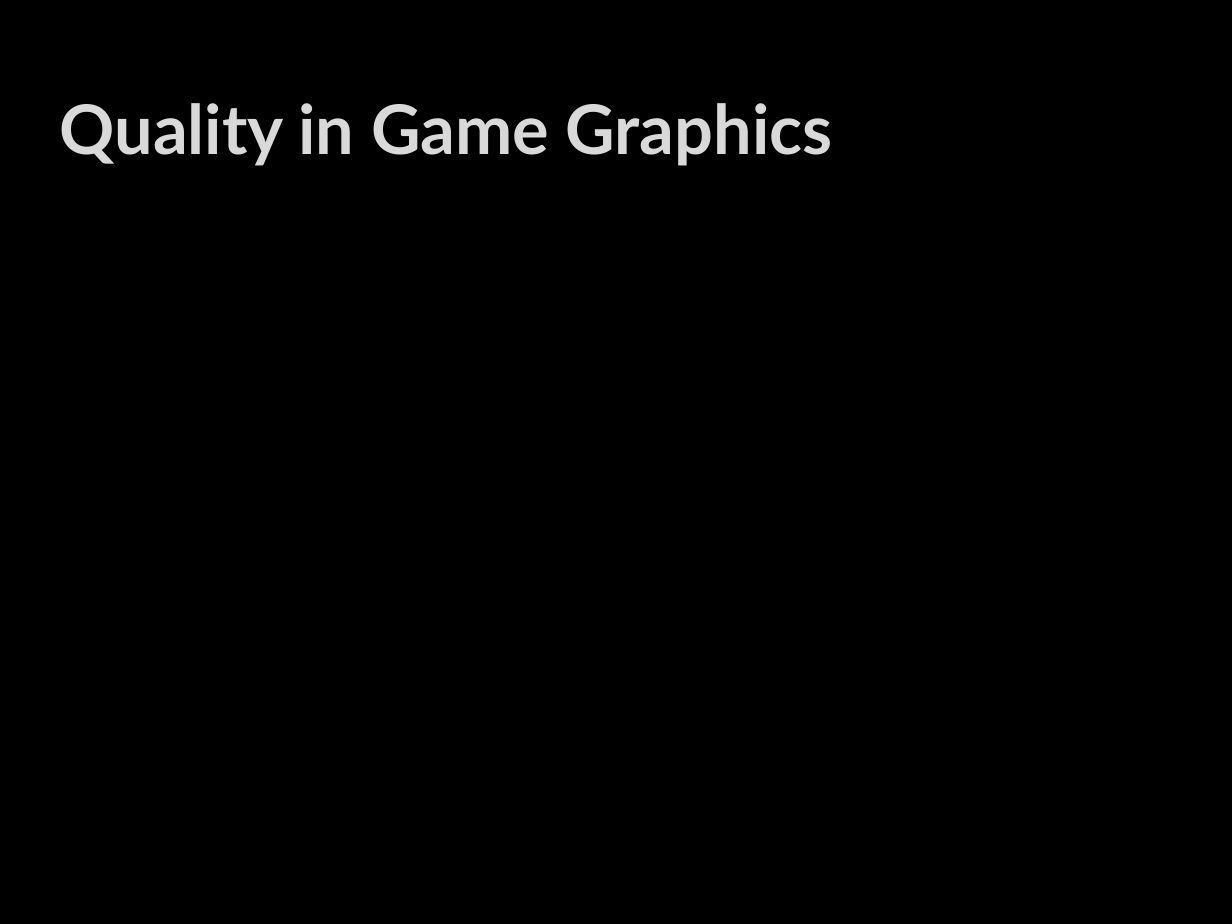
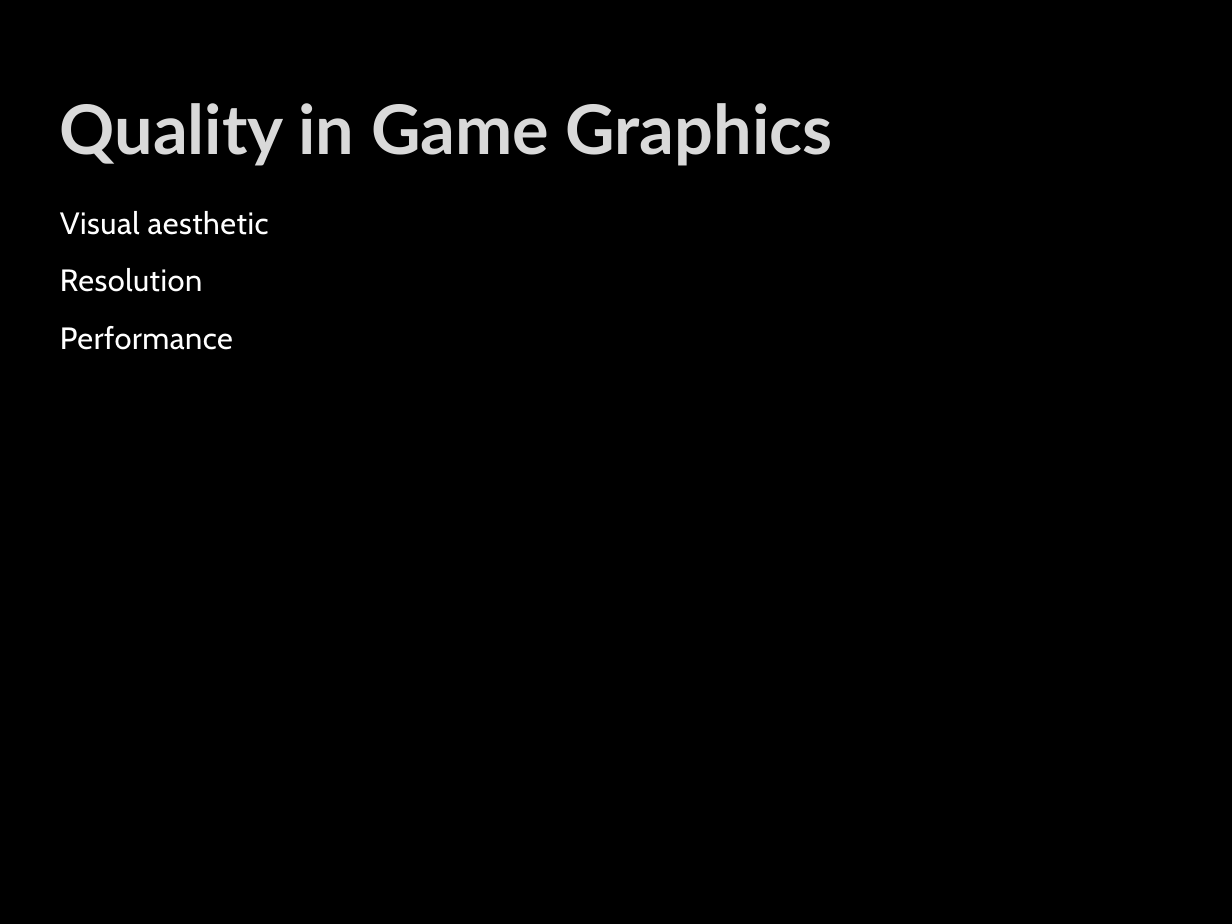
Before and after one commit to JohnMacAslan/pokemon, a slide deck: slide 2 of DomainTrack/Domain Track Presentation.pptx. Drawn at 1232x924 pixels with LibreOffice and Linux fonts; fonts in the diff are those of the drawing; background and template pictures are left out. Boxes give left, top, right and bottom in pixels: in the first picture for what was removed or moved away, otherwise in the second. Text is boxed around its words. In the diff, an @@ line names an element or a change of style, - is before the commit and + after.

```diff
--- a/DomainTrack/Domain Track Presentation.pptx
+++ b/DomainTrack/Domain Track Presentation.pptx
@@ text added at [60,211,269,350], 18 pt, text #FFFFFF @@
+Visual aesthetic
+Resolution
+Performance
```
Also in this commit, not shown: 4 other slides changed, 3 other files.
